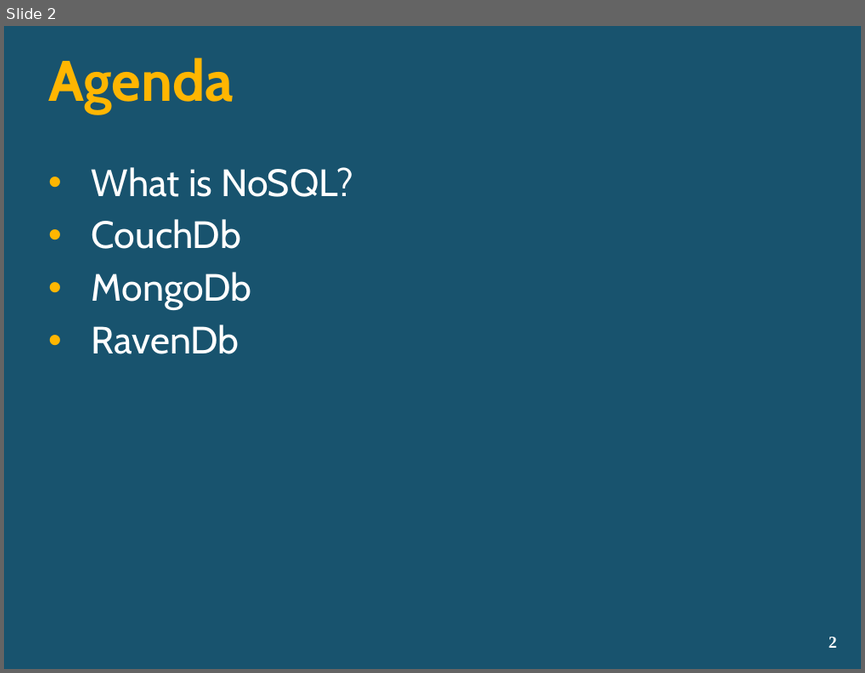
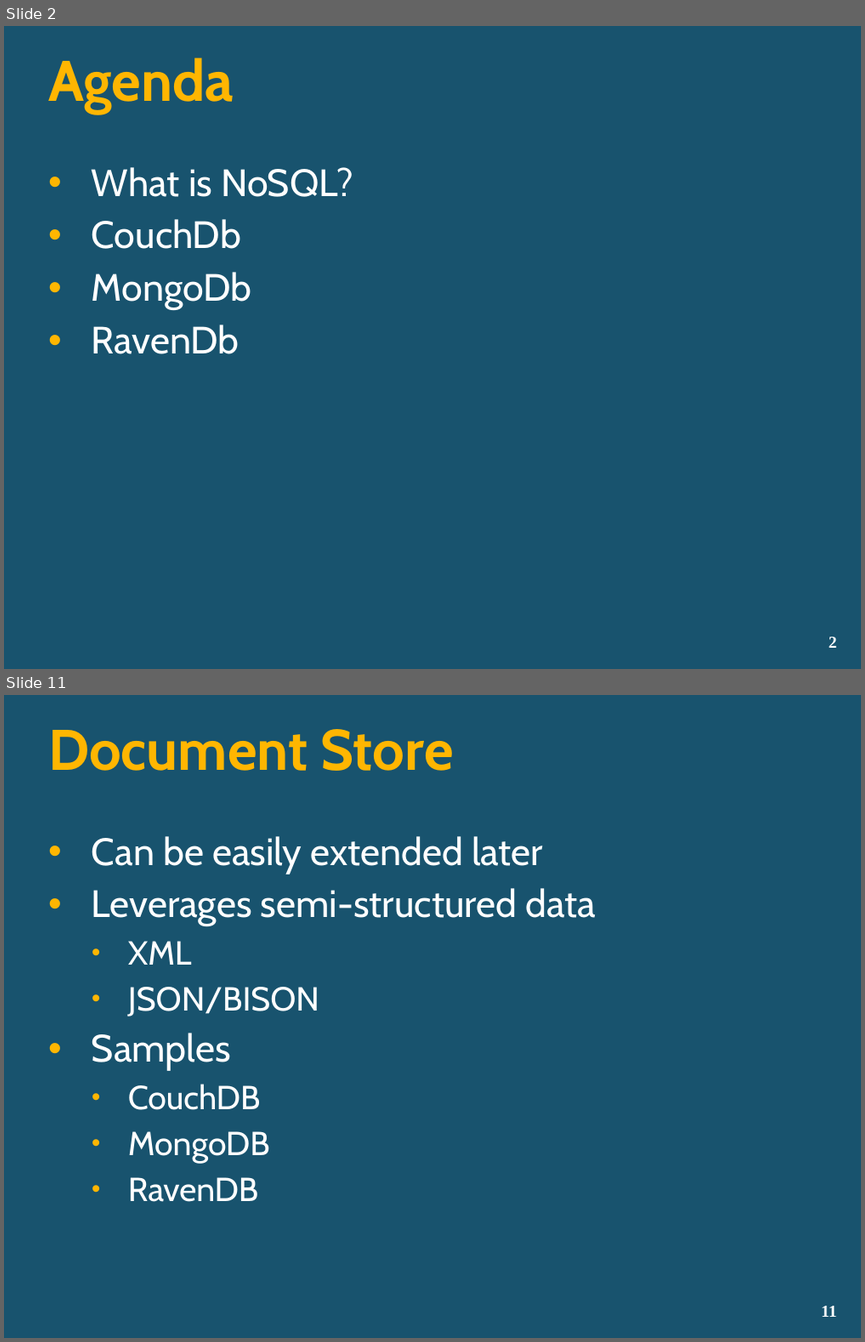
Before and after one commit to lozanotek/nosql, a slide deck: slides/NoSQL.pptx. Shown one above the other, each under a label of ours: slide 2 before the commit, slides 2 and 11 after it; the slides between them are not shown. The pictures are 865x673 and 865x1342 pixels, drawn with LibreOffice and Linux fonts; fonts in the diff are those of the drawing; background and template pictures are left out. Boxes give left, top, right and bottom in pixels: in the first picture for what was removed or moved away, otherwise in the second. Text is boxed around its words. In the diff, an @@ line names an element or a change of style, - is before the commit and + after.

```diff
--- a/slides/NoSQL.pptx
+++ b/slides/NoSQL.pptx
@@ slide 11 added at <box>4,695,861,1338</box>, background picture (left out) @@
@@ title added at <box>48,729,454,771</box>, 48 pt, text #FFB601, bold @@
+Document Store
@@ text added at <box>92,836,596,1202</box>, 32 pt, text #FFFFFF @@
+• Can be easily extended later
+• Leverages semi-structured data
+  • XML
+  • JSON/BISON
+• Samples
+  • CouchDB
+  • MongoDB
+  • RavenDB
@@ page number added at <box>821,1305,837,1316</box>, 14 pt, text #FFFFFF, bold @@
+11
```
Also in this commit, not shown: 1 slide changed, 18 other slides added.
